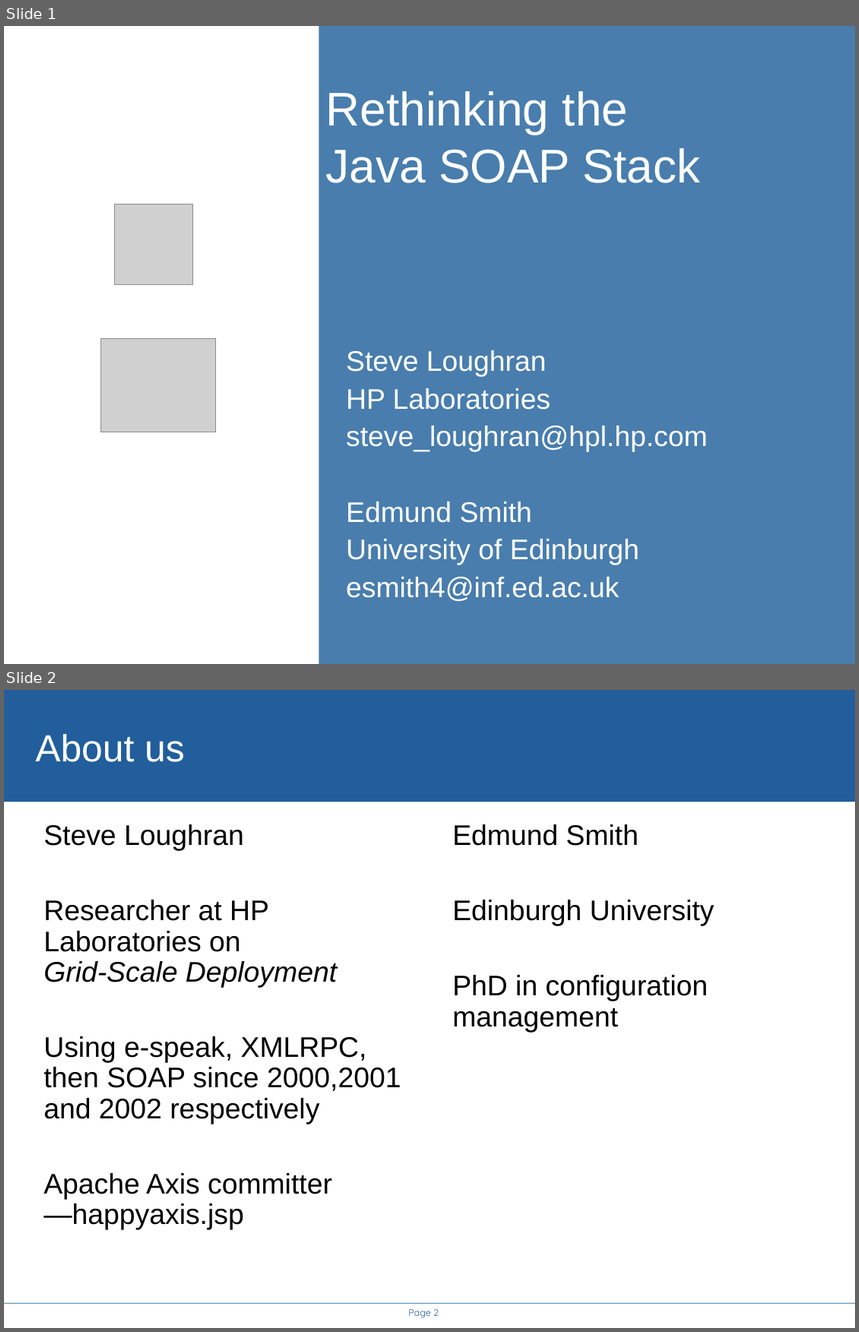
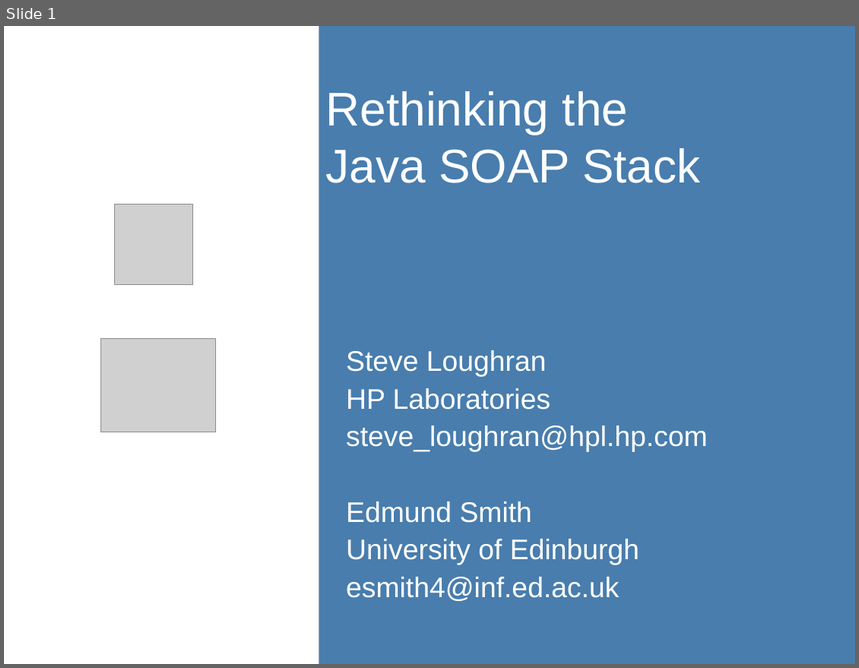
Before and after one commit to rhusar/smartfrog, a slide deck: projects/alpine/doc/icws2005/rethinking_the_java_SOAP_stack.ppt. Shown one above the other, each under a label of ours: slides 1 and 2 before the commit, slide 1 after it. The pictures are 859x1332 and 859x668 pixels, drawn with LibreOffice and Linux fonts; fonts in the diff are those of the drawing; grey boxes stand for pictures; background and template pictures are left out. Boxes give left, top, right and bottom in pixels: in the first picture for what was removed or moved away, otherwise in the second. Text is boxed around its words. In the diff, an @@ line names an element or a change of style, - is before the commit and + after.

```diff
--- a/projects/alpine/doc/icws2005/rethinking_the_java_SOAP_stack.ppt
+++ b/projects/alpine/doc/icws2005/rethinking_the_java_SOAP_stack.ppt
@@ slide 2 removed at [4, 690, 855, 1328], background #FFFFFF @@
@@ rectangle removed at [4, 690, 855, 802] @@
@@ title removed at [35, 734, 185, 762] @@
-About us
@@ text removed at [44, 825, 401, 1230] @@
-Steve Loughran
-Researcher at HP Laboratories on
-Grid-Scale Deployment
-Using e-speak, XMLRPC, then SOAP since 2000,2001 and 2002 respectively
-Apache Axis committer
-—happyaxis.jsp
@@ text removed at [452, 825, 715, 1032] @@
-Edmund Smith
-Edinburgh University
-PhD in configuration management
@@ line removed from (4, 1304) to (855, 1304) @@
@@ page number removed at [408, 1309, 439, 1319] @@
-Page 2
```
Also in this commit, not shown: 15 slides changed, 4 slides added, 3 other slides removed, 8 other files.
